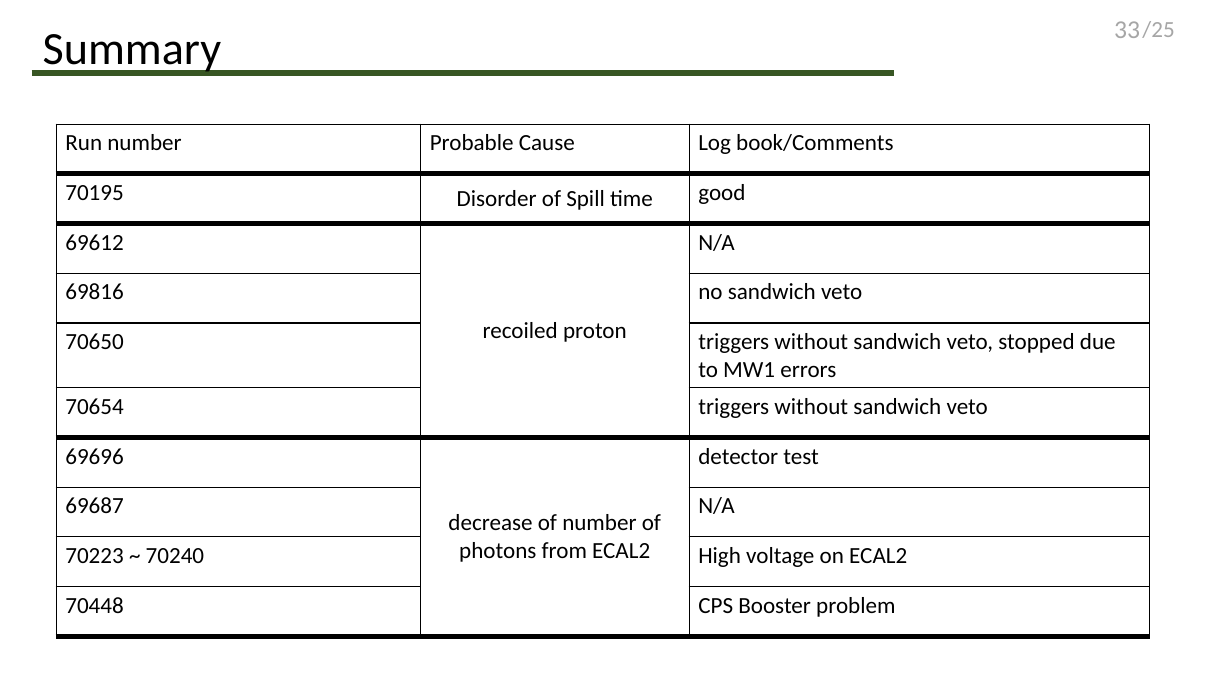
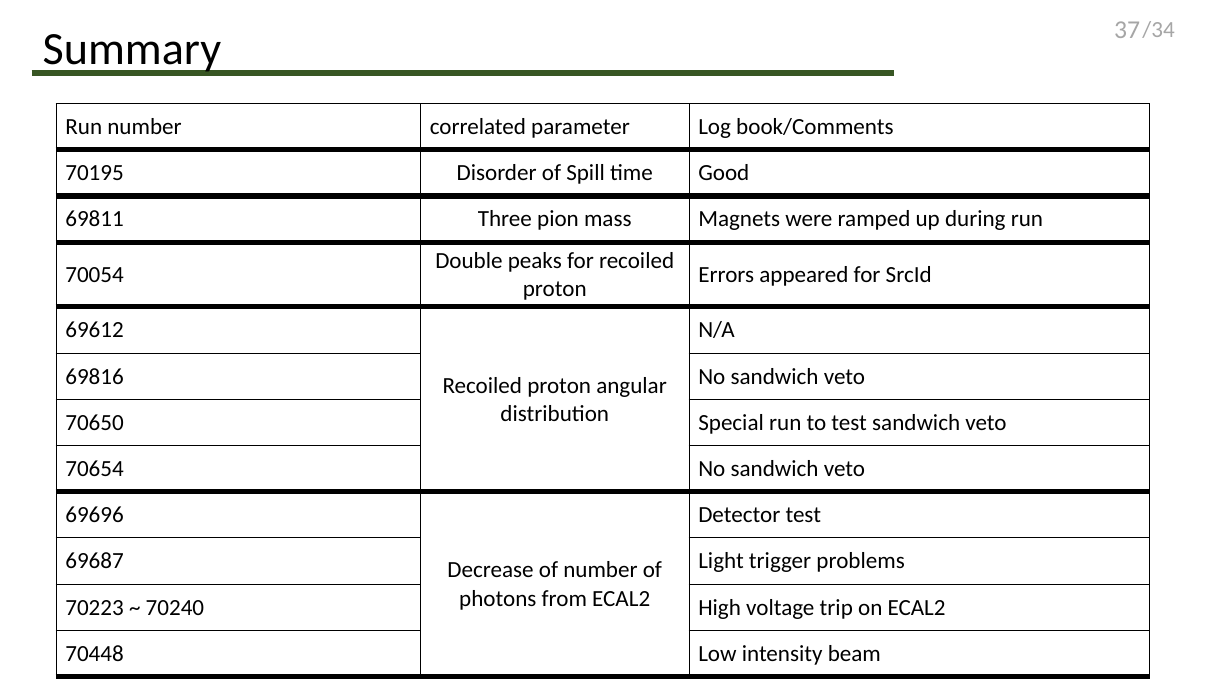
Before and after one commit to Edwin96wang/CompassIntern, a slide deck: slide 37 of presentation/Final pre/talk.pptx (slide 33 before the commit). Drawn at 1232x693 pixels with LibreOffice and Linux fonts; fonts in the diff are those of the drawing. Boxes give left, top, right and bottom in pixels: in the first picture for what was removed or moved away, otherwise in the second. Text is boxed around its words. In the diff, an @@ line names an element or a change of style, - is before the commit and + after.

Commit message:
update of presentation

```diff
--- a/presentation/Final pre/talk.pptx
+++ b/presentation/Final pre/talk.pptx
@@ page number at [1114, 21, 1140, 38]: text changed @@
-33
+37
@@ text at [1142, 21, 1174, 38]: text changed @@
-/25
+/34
@@ table at [56, 104, 1150, 693] @@
-row 1: Run number | Probable Cause | Log book/Comments
-row 2: 70195 | Disorder of Spill time | good
-row 3: 69612 | recoiled proton | N/A
-row 4: 69816 |  | no sandwich veto
-row 5: 70650 |  | triggers without sandwich veto, stopped due to MW1 errors
-row 6: 70654 |  | triggers without sandwich veto
-row 7: 69696 | decrease of number of photons from ECAL2 | detector test
-row 8: 69687 |  | N/A
-row 9: 70223 ~ 70240 |  | High voltage on ECAL2
-row 10: 70448 |  | CPS Booster problem
+row 1: Run number | correlated parameter | Log book/Comments
+row 2: 70195 | Disorder of Spill time | Good
+row 3: 69811 | Three pion mass | Magnets were ramped up during run
+row 4: 70054 | Double peaks for recoiled proton | Errors appeared for SrcId
+row 5: 69612 | Recoiled proton angular distribution | N/A
+row 6: 69816 |  | No sandwich veto
+row 7: 70650 |  | Special run to test sandwich veto
+row 8: 70654 |  | No sandwich veto
+row 9: 69696 | Decrease of number of photons from ECAL2 | Detector test
+row 10: 69687 |  | Light trigger problems
+row 11: 70223 ~ 70240 |  | High voltage trip on ECAL2
+row 12: 70448 |  | Low intensity beam
@@ table: place and size @@
-table at [56, 124, 1150, 636]
+table at [56, 104, 1150, 693]
```
Also in this commit, not shown: 32 other slides changed, 5 slides added, 3 other files.
